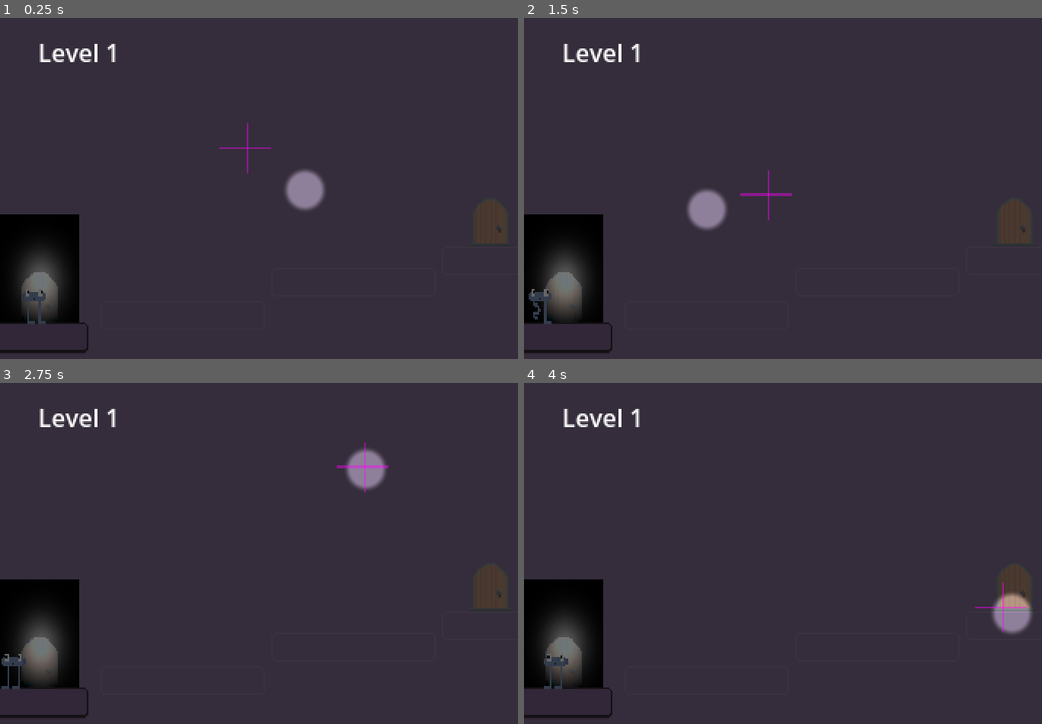
Above: before the commit, frames 1-4 (two rows, left to right).
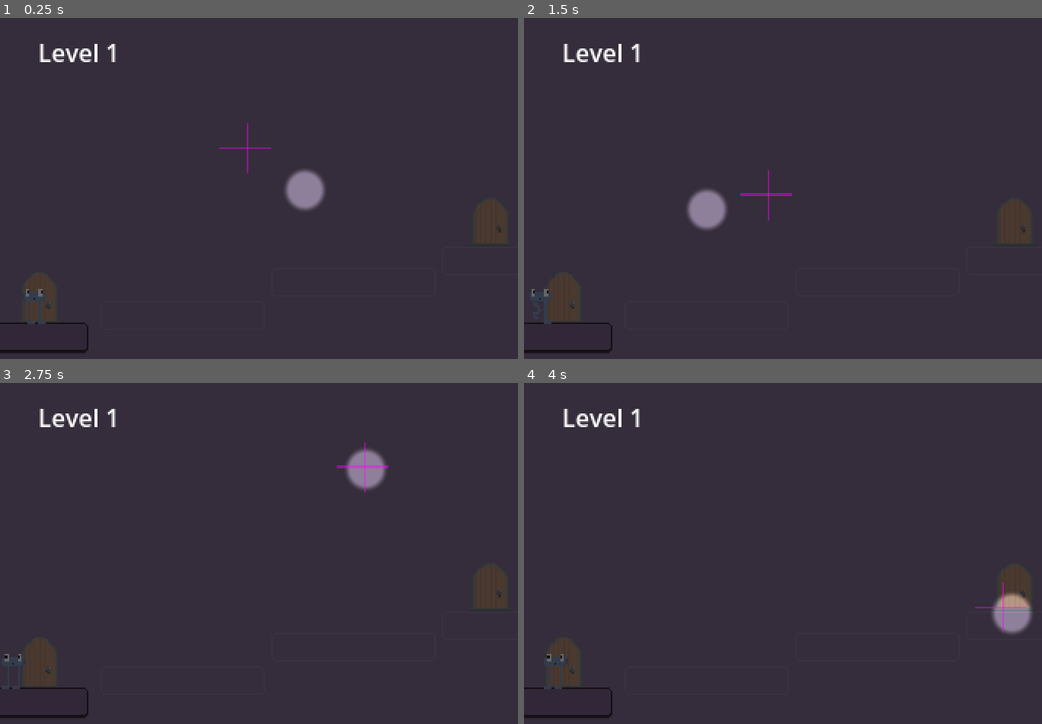
Above: after the commit, the same moments.

Repository: arrowira/dtj36
Game: Godot game, scene res://main.tscn
The game is run twice, just before and just after one commit, with the same random seed, the same clock (stepped at 60 frames per second) and the same inputs.
Inputs (mouse positions are in pixels of both pictures, inside the frame that each line leads up to):
- Up to frame 1 (0.25 s): no input
- Up to frame 2 (1.5 s): move the mouse to (964, 168) at 0.52 s; hold Up (up) from 0.53 s (still down); tap A (lt) at 0.6 s; move the mouse to (705, 205) at 1.27 s; tap D (rt) at 1.35 s
- Up to frame 3 (2.75 s): tap Enter at 2 s; move the mouse to (367, 468) at 2.02 s; release Up (up) at 2.03 s; tap A (lt) at 2.1 s
- Up to frame 4 (4 s): move the mouse to (798, 625) at 2.77 s; hold Up (up) from 2.78 s (still down); tap D (rt) at 2.85 s; tap Space at 3.5 s; move the mouse to (1010, 608) at 3.52 s; tap A (lt) at 3.6 s

The runs differ from the first frame. In frame 1, 4.0% of the frame differs, in the area x 0-16%, y 57-90%; in frame 2, 4.0%; in frame 3, 4.0%; in frame 4, 4.1%.

Commit message:
wip lights

Diff:
--- a/dtj-36-proj/level-components/entrance.tscn
+++ b/dtj-36-proj/level-components/entrance.tscn
@@ -1,8 +1,7 @@
-[gd_scene load_steps=4 format=3 uid="uid://dh7ji8bs1kgpd"]
+[gd_scene load_steps=3 format=3 uid="uid://dh7ji8bs1kgpd"]
 
 [ext_resource type="Texture2D" uid="uid://bnosv2orj4ft8" path="res://level-components/door-1.png_720.png" id="1_oi137"]
 [ext_resource type="PackedScene" path="res://level-components/platformMed.tscn" id="2_1uir3"]
-[ext_resource type="Texture2D" uid="uid://gihiv8o5eewd" path="res://level-components/door-1-light-add.png" id="2_qhcq2"]
 
 [node name="Entrance" type="Node2D"]
 position = Vector2(0, -1)
@@ -13,11 +12,6 @@
 scale = Vector2(0.3, 0.4)
 texture = ExtResource("1_oi137")
 
-[node name="Door1_light-add" type="Sprite2D" parent="."]
-position = Vector2(8, -123.999985)
-scale = Vector2(0.3, 0.4)
-texture = ExtResource("2_qhcq2")
-
 [node name="platform" parent="." instance=ExtResource("2_1uir3")]
 position = Vector2(-112, 20)
 scale = Vector2(1, 1)
--- a/dtj-36-proj/level_loader.gd
+++ b/dtj-36-proj/level_loader.gd
@@ -4,6 +4,7 @@
 	var num = nextLevel.level
 	var levObjs : Node = load("res://levels/level%d.tscn" % num).instantiate()
 	add_child(levObjs)
+	print('added levObjs')
 	var hud: Label = get_node("/root/main/hud/levelNumber")
 	hud.text = "Level %d" % num
 
--- a/dtj-36-proj/spot_light.gd
+++ b/dtj-36-proj/spot_light.gd
@@ -1,6 +1,14 @@
 extends Node2D
 
 @export var mouseSpeed: float = 3
+
+func _ready() -> void:
+	var obj = get_parent().find_child("Entrance")
+	print('objp ', get_parent())
+	print('obj ', obj)
+	if obj:
+		print('found entrace')
+
 
 
 func _physics_process(delta: float) -> void:
